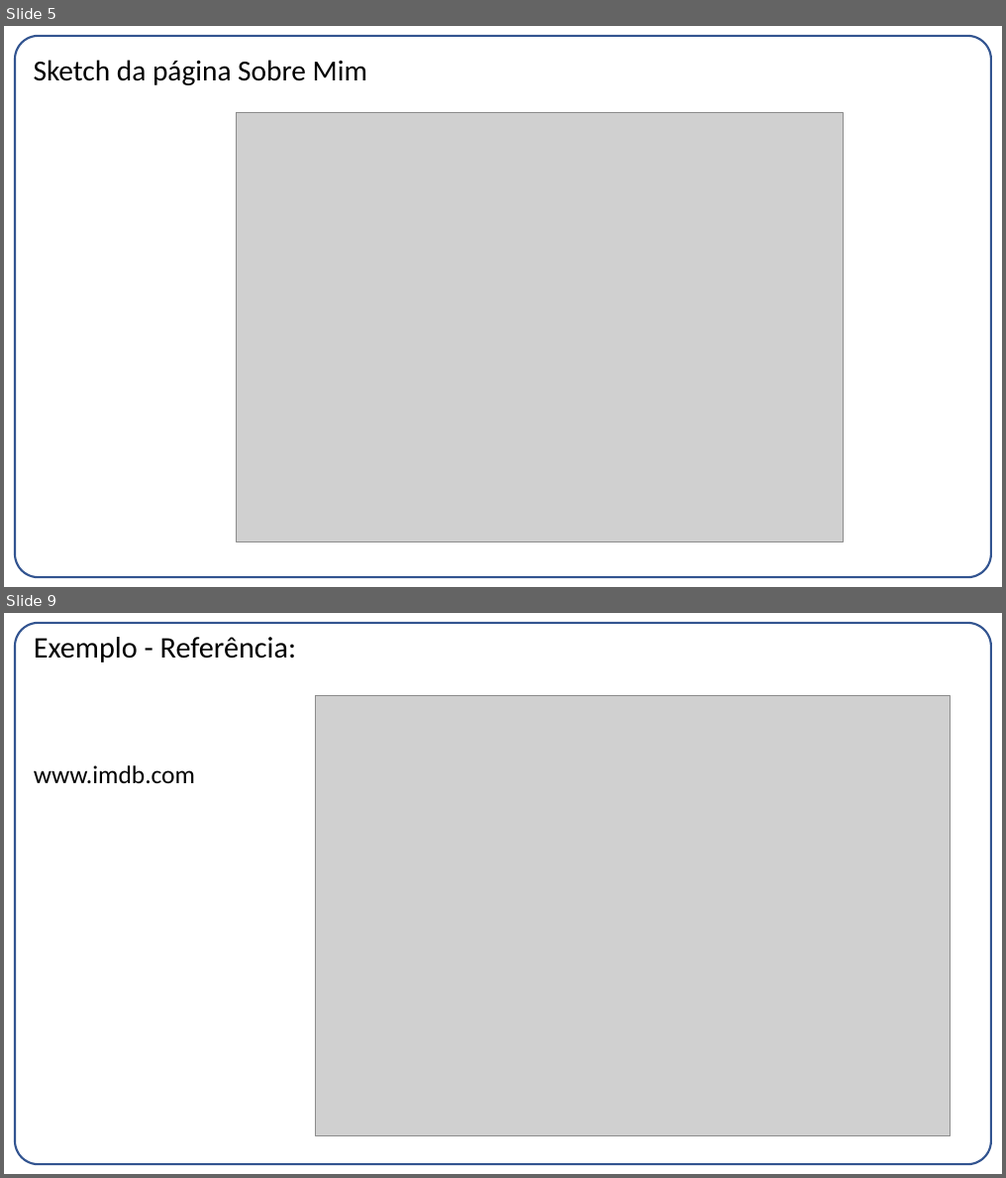
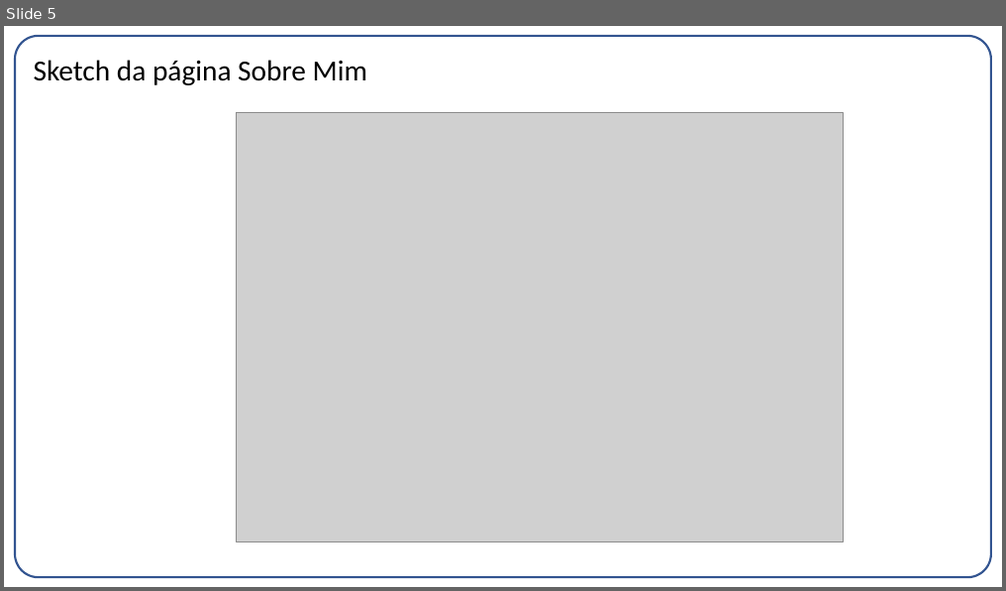
Before and after one commit to betofr1/co-design, a slide deck: Projeto 1/Entrega02.pptx. Shown one above the other, each under a label of ours: slides 5 and 9 before the commit, slide 5 after it; the slides between them are not shown. The pictures are 1006x1178 and 1006x591 pixels, drawn with LibreOffice and Linux fonts; fonts in the diff are those of the drawing; grey boxes stand for pictures. Boxes give left, top, right and bottom in pixels: in the first picture for what was removed or moved away, otherwise in the second. Text is boxed around its words. In the diff, an @@ line names an element or a change of style, - is before the commit and + after.

```diff
--- a/Projeto 1/Entrega02.pptx
+++ b/Projeto 1/Entrega02.pptx
@@ slide 9 removed at (4, 613, 1002, 1174), background #FFFFFF; not listed: 1 template element that a slide beside it also shows @@
@@ title removed at (34, 637, 296, 783) @@
-Exemplo - Referência:
-www.imdb.com
@@ picture removed at (316, 695, 950, 1137) @@
```
Also in this commit, not shown: 3 slides changed, 2 other slides removed, 2 other files.
